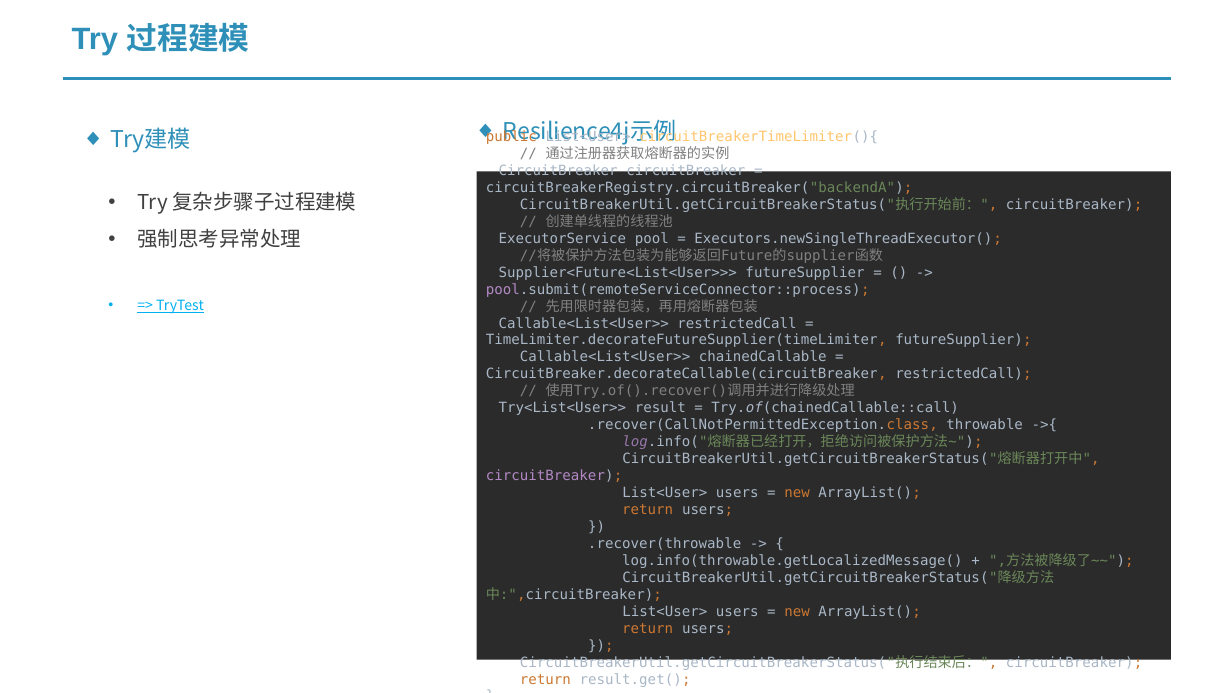
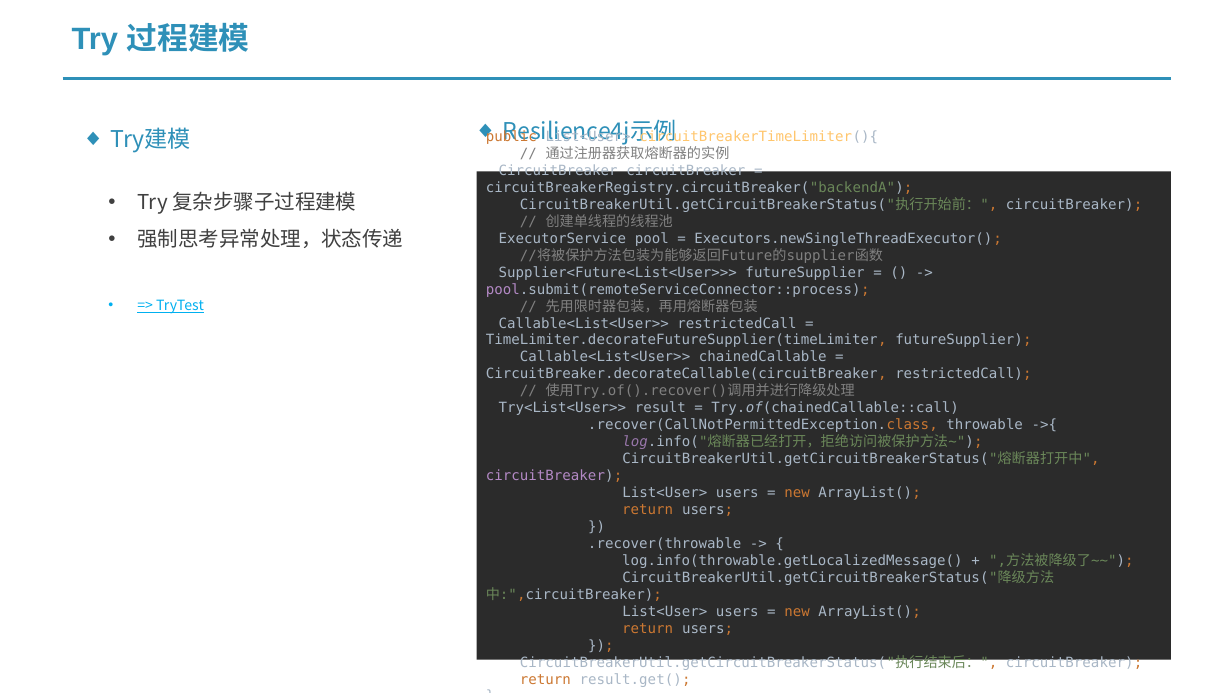
Before and after one commit to project-vrml/vrml, a slide deck: slide 6 of 基于Vavr的开发工具集.pptx. Drawn at 1232x693 pixels with LibreOffice and Linux fonts; fonts in the diff are those of the drawing. Boxes give left, top, right and bottom in pixels: in the first picture for what was removed or moved away, otherwise in the second. Text is boxed around its words. In the diff, an @@ line names an element or a change of style, - is before the commit and + after.

Commit message:
docs : ppt

```diff
--- a/基于Vavr的开发工具集.pptx
+++ b/基于Vavr的开发工具集.pptx
@@ text at (137,228,403,248): text changed @@
-• 强制思考异常处理
+• 强制思考异常处理，状态传递
```
Also in this commit, not shown: 1 other file.
